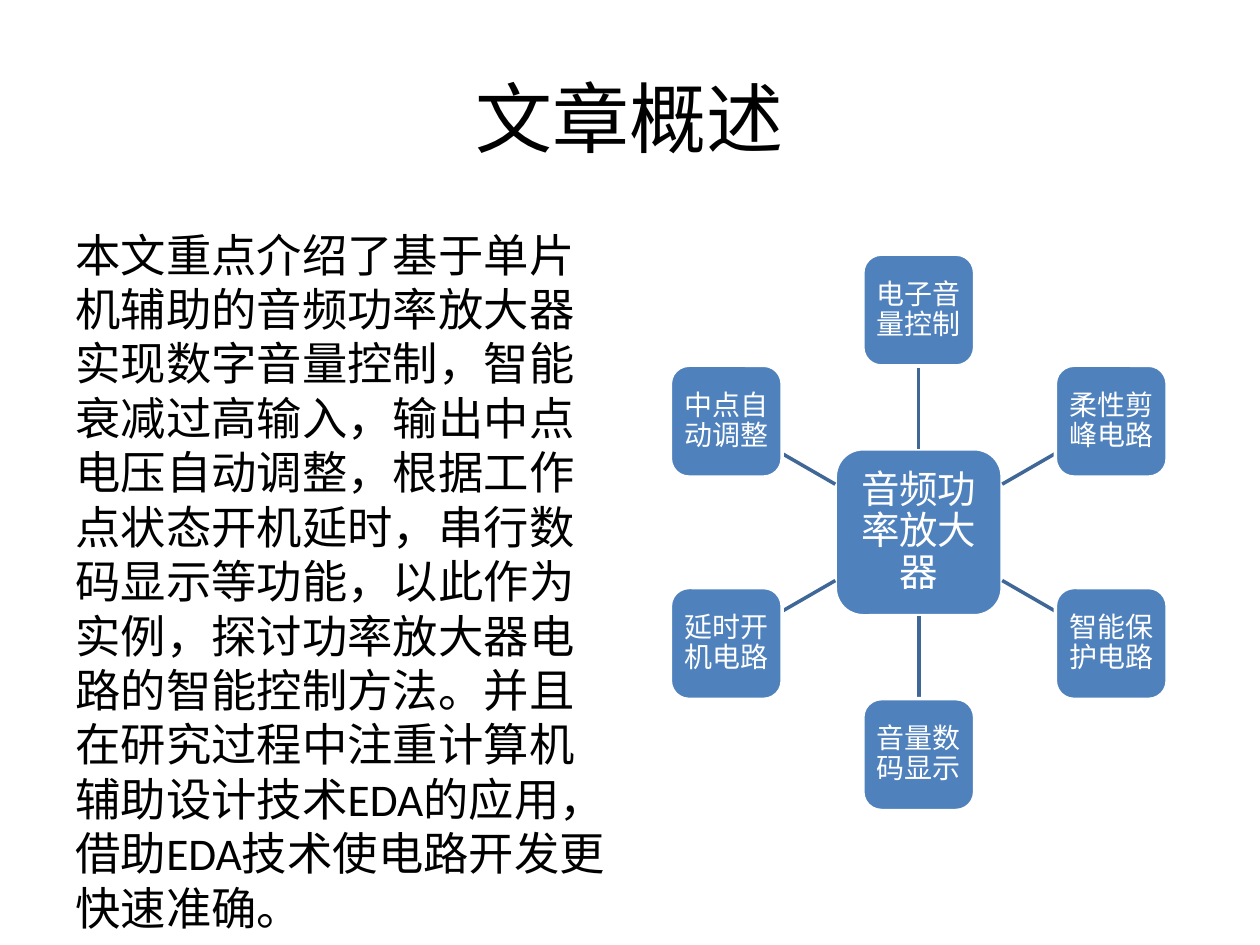
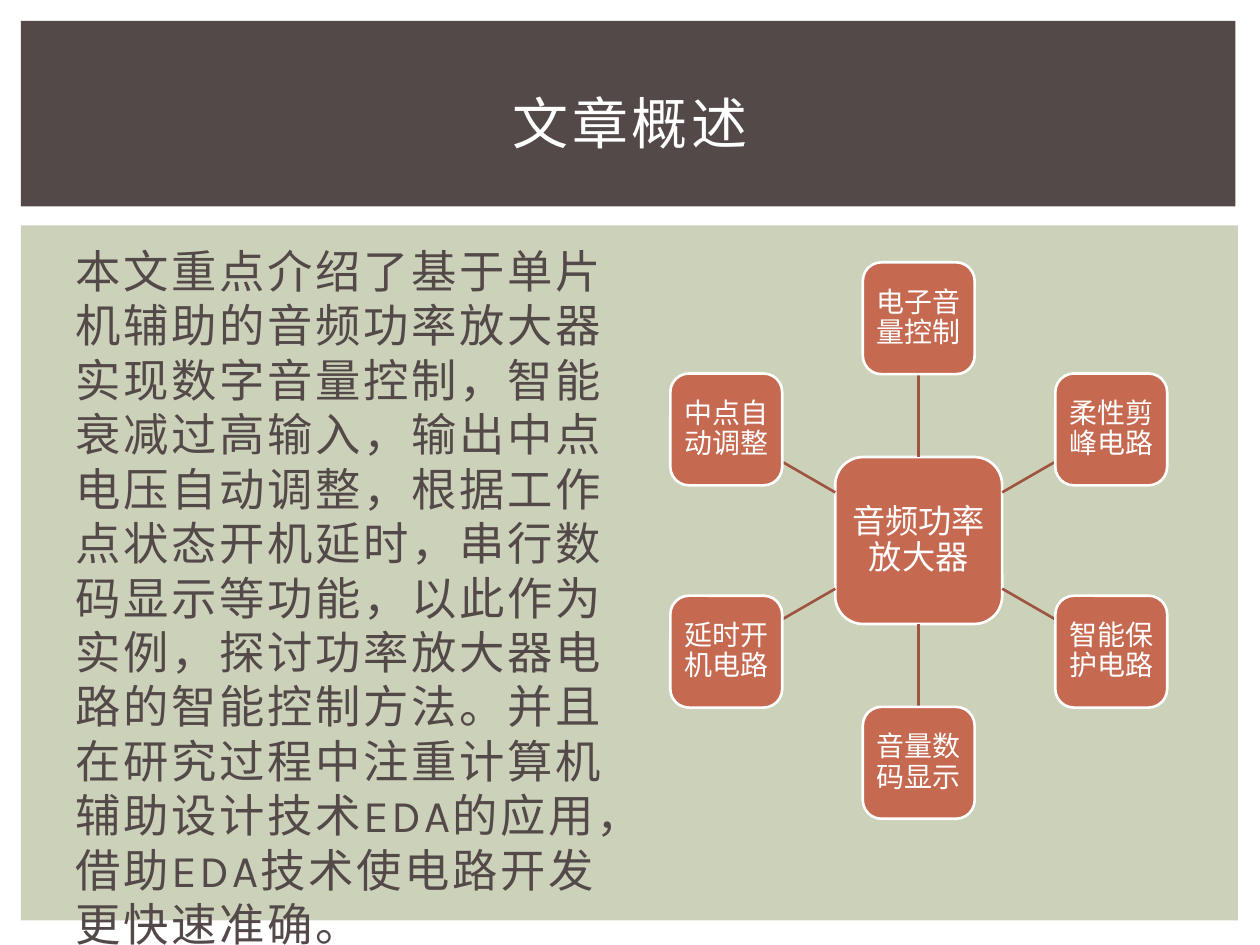
Before and after one commit to cdhigh/zhangrunhua-thesis, a slide deck: slide 2 of 答辩PPT/张润华.pptx. Drawn at 1260x945 pixels with LibreOffice and Linux fonts; fonts in the diff are those of the drawing. Boxes give left, top, right and bottom in pixels: in the first picture for what was removed or moved away, otherwise in the second. Text is boxed around its words. In the diff, an @@ line names an element or a change of style, - is before the commit and + after.

```diff
--- a/答辩PPT/张润华.pptx
+++ b/答辩PPT/张润华.pptx
@@ rectangle added at box(21, 21, 1236, 207), fill #534949 @@
@@ title "文章概述": place and size @@
-title "文章概述" at box(476, 81, 784, 153)
+title "文章概述" at box(512, 96, 747, 149)
@@ title "文章概述" at box(512, 96, 747, 149): size 44 to 32 pt, font Calibri to Karla, text colour #000000 to #FFFFFF, letter spacing 0 to 2 pt @@
@@ rectangle added at box(21, 226, 1239, 921), fill #CCD1B9 @@
@@ text "本文重点介绍了基于单片机辅助的音频功率放大器实现数字音量控制，智能衰减过高输入，输出中点电压自动调整，根据工作点状态开机 ...": place and size @@
-text "本文重点介绍了基于单片机辅助的音频功率放大器实现数字音量控制，智能衰减过高输入，输出中点电压自动调整，根据工作点状态开机 ..." at box(76, 233, 605, 874)
+text "本文重点介绍了基于单片机辅助的音频功率放大器实现数字音量控制，智能衰减过高输入，输出中点电压自动调整，根据工作点状态开机 ..." at box(76, 250, 642, 837)
@@ text "本文重点介绍了基于单片机辅助的音频功率放大器实现数字音量控制，智能衰减过高输入，输出中点电压自动调整，根据工作点状态开机 ..." at box(76, 250, 642, 837): font Calibri to Karla, text colour #000000 to #534949, letter spacing 0 to 1.5 pt @@
@@ 2 freeform shapes, 1 rounded rectangle: place and size @@
-2 freeform shapes, 1 rounded rectangle at box(783, 255, 1056, 611)
+2 freeform shapes, 1 rounded rectangle at box(783, 262, 1056, 619)
@@ text "电子音量控制": place and size @@
-text "电子音量控制" at box(877, 280, 961, 336)
+text "电子音量控制" at box(877, 288, 961, 344)
@@ text "中点自动调整": place and size @@
-text "中点自动调整" at box(684, 391, 768, 447)
+text "中点自动调整" at box(684, 399, 768, 455)
@@ font Calibri to Karla in 6 elements at box(877, 732, 961, 789), box(684, 621, 768, 677), box(877, 288, 961, 344), box(1069, 621, 1153, 677), box(684, 399, 768, 455), box(1069, 399, 1153, 455) @@
@@ text "柔性剪峰电路": place and size @@
-text "柔性剪峰电路" at box(1069, 391, 1153, 447)
+text "柔性剪峰电路" at box(1069, 399, 1153, 455)
@@ outline #3F6797 2 pt to #9F5441 1.5 pt in 6 elements at box(1002, 588, 1056, 619), box(919, 624, 919, 707), box(783, 588, 836, 619), box(919, 374, 919, 457), box(1002, 462, 1056, 493), box(783, 462, 836, 493) @@
@@ 6 rounded rectangles, 4 freeform shapes: place and size @@
-6 rounded rectangles, 4 freeform shapes at box(670, 365, 1168, 811)
+6 rounded rectangles, 4 freeform shapes at box(670, 373, 1168, 819)
@@ fill #4F81BD to #C66951; outline #FFFFFF 2 pt to #FFFFFF 1.5 pt in 7 elements at box(1056, 373, 1168, 485), box(863, 262, 975, 374), box(670, 373, 782, 485), box(863, 707, 975, 819), box(1056, 596, 1168, 708), box(670, 596, 782, 708), box(835, 457, 1002, 624) @@
@@ text "音频功率放大器": place and size @@
-text "音频功率放大器" at box(861, 470, 976, 589)
+text "音频功率放大器" at box(852, 505, 985, 572)
@@ text "音频功率放大器" at box(852, 505, 985, 572): size 22 to 19 pt, font Calibri to Karla; less space between paragraphs @@
@@ text "延时开机电路": place and size @@
-text "延时开机电路" at box(684, 613, 768, 669)
+text "延时开机电路" at box(684, 621, 768, 677)
@@ text "智能保护电路": place and size @@
-text "智能保护电路" at box(1069, 613, 1153, 669)
+text "智能保护电路" at box(1069, 621, 1153, 677)
@@ text "音量数码显示": place and size @@
-text "音量数码显示" at box(877, 724, 961, 780)
+text "音量数码显示" at box(877, 732, 961, 789)
```
Also in this commit, not shown: 6 other slides changed, 2 slides added.
